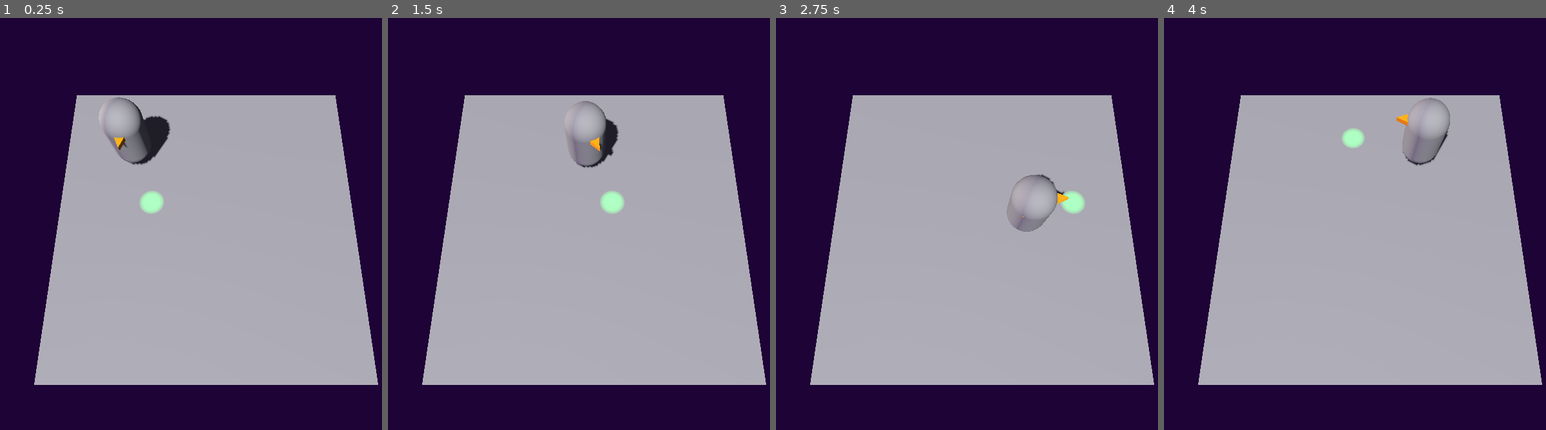
Above: before the commit, frames 1-4 (left to right).
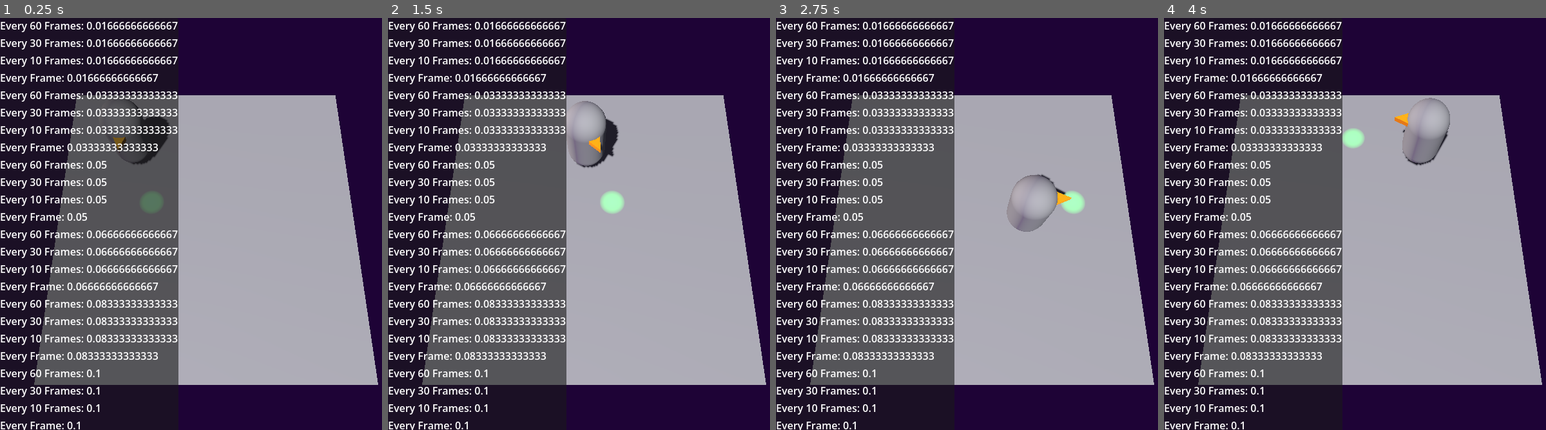
Above: after the commit, the same moments.

Repository: AdmiralPotato/halloween_game_2026
Game: Godot game, scene res://map/TilemapTest.tscn
Same seed, same stepped clock (60 frames per second), same inputs: the game is played once before the commit and once after it.
Inputs (mouse positions are in pixels of both pictures, inside the frame that each line leads up to):
- Up to frame 1 (0.25 s): no input
- Up to frame 2 (1.5 s): tap Enter at 0.5 s; move the mouse to (685, 203) at 0.52 s; hold Right (move_right) 0.53-1.28 s; move the mouse to (510, 244) at 1.27 s; hold Down (move_down) from 1.28 s (still down)
- Up to frame 3 (2.75 s): move the mouse to (1024, 133) at 2.02 s; release Down (move_down) at 2.03 s; hold Right (move_right) from 2.03 s (still down)
- Up to frame 4 (4 s): move the mouse to (1351, 306) at 2.77 s; release Right (move_right) at 2.78 s; hold Up (move_up) 2.78-3.53 s; move the mouse to (1492, 285) at 3.52 s; hold Left (move_left) from 3.53 s (still down)

The runs differ from the first frame. In frame 1, 26% of the frame differs, in the area x 0-47%, y 0-100%; in frame 2, 27%; in frame 3, 27%, in the area x 0-78%, y 0-100%; in frame 4, 27%.

Commit message:
Add terrible DebugPanel

Diff:
--- /dev/null
+++ b/global.gd
@@ -0,0 +1,3 @@
+extends Node
+
+var debug_panel: DebugPanel
--- a/map/TilemapTest.tscn
+++ b/map/TilemapTest.tscn
@@ -3,6 +3,7 @@
 [ext_resource type="Script" uid="uid://c6ijo65efyycu" path="res://map/tilemap_test.gd" id="1_0n275"]
 [ext_resource type="Script" uid="uid://brhfhuo7lsymv" path="res://map/tilemap.gd" id="2_xtlfy"]
 [ext_resource type="Script" uid="uid://bhpv87diypx7w" path="res://map/test_player.gd" id="3_ntnwk"]
+[ext_resource type="PackedScene" uid="uid://bu2gj5xy34utf" path="res://ui/debug_panel.tscn" id="4_8t2af"]
 
 [sub_resource type="BoxShape3D" id="BoxShape3D_el5rg"]
 size = Vector3(8, 1, 8)
@@ -65,7 +66,7 @@
 shape = SubResource("CapsuleShape3D_el5rg")
 
 [node name="Beak" type="MeshInstance3D" parent="TestPlayer" unique_id=1235893890]
-transform = Transform3D(0.875, 0, 0, 0, -4.371139e-08, -0.125, 0, 1, -5.4639235e-09, 0, 0.5, 0.25)
+transform = Transform3D(0.875, 0, 0, 0, -4.371139e-08, -0.125, 0, 1, -5.4639235e-09, 0, 0.5, 0.29879713)
 mesh = SubResource("PrismMesh_el5rg")
 surface_material_override/0 = SubResource("StandardMaterial3D_g1bkv")
 
@@ -92,3 +93,5 @@
 light_energy = 10.0
 spot_range = 20.0
 spot_angle = 2.0
+
+[node name="DebugPanel" parent="." unique_id=249136689 instance=ExtResource("4_8t2af")]
--- a/map/tilemap_test.gd
+++ b/map/tilemap_test.gd
@@ -1,5 +1,7 @@
 @tool
 extends Node3D
+
+var time: float = 0;
 
 @export var number_of_tiles: Vector2i = Vector2i(8, 8):
 	set(x):
@@ -20,7 +22,7 @@
 	$Floor/MeshInstance3D.mesh.size.x = number_of_tiles.x
 	$Floor/MeshInstance3D.mesh.size.z = number_of_tiles.y
 
-func _physics_process(_delta):
+func _physics_process(delta):
 	if Engine.is_editor_hint():
 		return
 	var birb_position: Vector3 = $TestPlayer.position
@@ -28,3 +30,9 @@
 	var target_tile: Vector2i = $Tilemap.find_tile(birb_position, birb_facing, 1.4)
 	$PlayerInteractIndicator.position.x = target_tile.x + 0.5
 	$PlayerInteractIndicator.position.z = target_tile.y + 0.5
+
+	time += delta
+	Global.debug_panel.add_debug_property("Every 60 Frames", time, 60)
+	Global.debug_panel.add_debug_property("Every 30 Frames", time, 30)
+	Global.debug_panel.add_debug_property("Every 10 Frames", time, 10)
+	Global.debug_panel.add_debug_property("Every Frame", time, 1)
--- a/project.godot
+++ b/project.godot
@@ -16,6 +16,10 @@
 boot_splash/bg_color=Color(0, 0, 0, 1)
 boot_splash/image="uid://tdosspgn5nwg"
 config/icon="res://icon.svg"
+
+[autoload]
+
+Global="*uid://bj2ka5s181i6w"
 
 [display]
 
@@ -76,6 +80,11 @@
 , Object(InputEventKey,"resource_local_to_scene":false,"resource_name":"","device":-1,"window_id":0,"alt_pressed":false …(183 unchanged characters)…
 ]
 }
+debug={
+"deadzone": 0.2,
+"events": [Object(InputEventKey,"resource_local_to_scene":false,"resource_name":"","device":-1,"window_id":0,"alt_pressed":false,"shift_pressed":false,"ctrl_pressed":false,"meta_pressed":false,"pressed":false,"keycode":0,"physical_keycode":96,"key_label":0,"unicode":96,"location":0,"echo":false,"script":null)
+]
+}
 
 [physics]
 
--- a/candy_tween_button.tscn
+++ b/ui/candy_button.tscn
@@ -1,78 +1,78 @@
-[gd_scene format=3 uid="uid://cdn7xnw3rl3y3"]
-
-[ext_resource type="Script" uid="uid://hpyooqt6v088" path="res://candy_tween_button.gd" id="1_bcl1j"]
-[ext_resource type="Texture2D" uid="uid://tdosspgn5nwg" path="res://assets/candy.png" id="2_hishr"]
+[gd_scene format=3 uid="uid://c2kjfy0oo3dgx"]
+
+[ext_resource type="Script" uid="uid://bdhfegkn5wl5m" path="res://ui/candy_button.gd" id="1_lp2cp"]
+[ext_resource type="Texture2D" uid="uid://tdosspgn5nwg" path="res://assets/candy.png" id="2_mkk3v"]
 
 [sub_resource type="AtlasTexture" id="AtlasTexture_ywkj1"]
-atlas = ExtResource("2_hishr")
+atlas = ExtResource("2_mkk3v")
 region = Rect2(0, 0, 256, 256)
 
 [sub_resource type="AtlasTexture" id="AtlasTexture_3l3ir"]
-atlas = ExtResource("2_hishr")
+atlas = ExtResource("2_mkk3v")
 region = Rect2(256, 0, 256, 256)
 
 [sub_resource type="AtlasTexture" id="AtlasTexture_767mp"]
-atlas = ExtResource("2_hishr")
+atlas = ExtResource("2_mkk3v")
 region = Rect2(512, 0, 256, 256)
 
 [sub_resource type="AtlasTexture" id="AtlasTexture_fq0j4"]
-atlas = ExtResource("2_hishr")
+atlas = ExtResource("2_mkk3v")
 region = Rect2(0, 256, 256, 256)
 
 [sub_resource type="AtlasTexture" id="AtlasTexture_8dq5e"]
-atlas = ExtResource("2_hishr")
+atlas = ExtResource("2_mkk3v")
 region = Rect2(256, 256, 256, 256)
 
 [sub_resource type="AtlasTexture" id="AtlasTexture_d58ye"]
-atlas = ExtResource("2_hishr")
+atlas = ExtResource("2_mkk3v")
 region = Rect2(512, 256, 256, 256)
 
 [sub_resource type="AtlasTexture" id="AtlasTexture_au70w"]
-atlas = ExtResource("2_hishr")
+atlas = ExtResource("2_mkk3v")
 region = Rect2(0, 512, 256, 256)
 
 [sub_resource type="AtlasTexture" id="AtlasTexture_l8rme"]
-atlas = ExtResource("2_hishr")
+atlas = ExtResource("2_mkk3v")
 region = Rect2(256, 512, 256, 256)
 
 [sub_resource type="AtlasTexture" id="AtlasTexture_s7uw0"]
-atlas = ExtResource("2_hishr")
+atlas = ExtResource("2_mkk3v")
 region = Rect2(512, 512, 256, 256)
 
 [sub_resource type="AtlasTexture" id="AtlasTexture_etb2s"]
-atlas = ExtResource("2_hishr")
+atlas = ExtResource("2_mkk3v")
 region = Rect2(0, 0, 256, 256)
 
 [sub_resource type="AtlasTexture" id="AtlasTexture_pqqre"]
-atlas = ExtResource("2_hishr")
+atlas = ExtResource("2_mkk3v")
 region = Rect2(256, 0, 256, 256)
 
 [sub_resource type="AtlasTexture" id="AtlasTexture_37cvb"]
-atlas = ExtResource("2_hishr")
+atlas = ExtResource("2_mkk3v")
 region = Rect2(512, 0, 256, 256)
 
 [sub_resource type="AtlasTexture" id="AtlasTexture_mwa6a"]
-atlas = ExtResource("2_hishr")
+atlas = ExtResource("2_mkk3v")
 region = Rect2(0, 256, 256, 256)
 
 [sub_resource type="AtlasTexture" id="AtlasTexture_dv8o0"]
-atlas = ExtResource("2_hishr")
+atlas = ExtResource("2_mkk3v")
 region = Rect2(256, 256, 256, 256)
 
 [sub_resource type="AtlasTexture" id="AtlasTexture_jmyjr"]
-atlas = ExtResource("2_hishr")
+atlas = ExtResource("2_mkk3v")
 region = Rect2(512, 256, 256, 256)
 
 [sub_resource type="AtlasTexture" id="AtlasTexture_8djai"]
-atlas = ExtResource("2_hishr")
+atlas = ExtResource("2_mkk3v")
 region = Rect2(0, 512, 256, 256)
 
 [sub_resource type="AtlasTexture" id="AtlasTexture_m74tb"]
-atlas = ExtResource("2_hishr")
+atlas = ExtResource("2_mkk3v")
 region = Rect2(256, 512, 256, 256)
 
 [sub_resource type="AtlasTexture" id="AtlasTexture_rctwp"]
-atlas = ExtResource("2_hishr")
+atlas = ExtResource("2_mkk3v")
 region = Rect2(512, 512, 256, 256)
 
 [sub_resource type="SpriteFrames" id="SpriteFrames_p33bg"]
@@ -190,17 +190,12 @@
 grow_vertical = 2
 size_flags_horizontal = 3
 size_flags_vertical = 3
-script = ExtResource("1_bcl1j")
-
-[node name="Scaler" type="Node2D" parent="." unique_id=949280339]
+script = ExtResource("1_lp2cp")
+
+[node name="CandySprite" type="AnimatedSprite2D" parent="." unique_id=1894415944]
 position = Vector2(320, 320)
 scale = Vector2(2.5, 2.5)
-
-[node name="CandySprite" type="AnimatedSprite2D" parent="Scaler" unique_id=1894415944]
 sprite_frames = SubResource("SpriteFrames_p33bg")
 animation = &"0"
 
-[connection signal="focus_entered" from="." to="." method="_start_tweens"]
-[connection signal="focus_exited" from="." to="." method="_stop_tweens"]
-[connection signal="mouse_entered" from="." to="." method="_start_tweens"]
-[connection signal="mouse_exited" from="." to="." method="_stop_tweens"]
+[connection signal="mouse_entered" from="." to="." method="_on_mouse_entered"]
--- a/candy_button.tscn
+++ b/ui/candy_tween_button.tscn
@@ -1,78 +1,78 @@
-[gd_scene format=3 uid="uid://c2kjfy0oo3dgx"]
-
-[ext_resource type="Script" uid="uid://bdhfegkn5wl5m" path="res://candy_button.gd" id="1_lp2cp"]
-[ext_resource type="Texture2D" uid="uid://tdosspgn5nwg" path="res://assets/candy.png" id="2_mkk3v"]
+[gd_scene format=3 uid="uid://cdn7xnw3rl3y3"]
+
+[ext_resource type="Script" uid="uid://hpyooqt6v088" path="res://ui/candy_tween_button.gd" id="1_bcl1j"]
+[ext_resource type="Texture2D" uid="uid://tdosspgn5nwg" path="res://assets/candy.png" id="2_hishr"]
 
 [sub_resource type="AtlasTexture" id="AtlasTexture_ywkj1"]
-atlas = ExtResource("2_mkk3v")
+atlas = ExtResource("2_hishr")
 region = Rect2(0, 0, 256, 256)
 
 [sub_resource type="AtlasTexture" id="AtlasTexture_3l3ir"]
-atlas = ExtResource("2_mkk3v")
+atlas = ExtResource("2_hishr")
 region = Rect2(256, 0, 256, 256)
 
 [sub_resource type="AtlasTexture" id="AtlasTexture_767mp"]
-atlas = ExtResource("2_mkk3v")
+atlas = ExtResource("2_hishr")
 region = Rect2(512, 0, 256, 256)
 
 [sub_resource type="AtlasTexture" id="AtlasTexture_fq0j4"]
-atlas = ExtResource("2_mkk3v")
+atlas = ExtResource("2_hishr")
 region = Rect2(0, 256, 256, 256)
 
 [sub_resource type="AtlasTexture" id="AtlasTexture_8dq5e"]
-atlas = ExtResource("2_mkk3v")
+atlas = ExtResource("2_hishr")
 region = Rect2(256, 256, 256, 256)
 
 [sub_resource type="AtlasTexture" id="AtlasTexture_d58ye"]
-atlas = ExtResource("2_mkk3v")
+atlas = ExtResource("2_hishr")
 region = Rect2(512, 256, 256, 256)
 
 [sub_resource type="AtlasTexture" id="AtlasTexture_au70w"]
-atlas = ExtResource("2_mkk3v")
+atlas = ExtResource("2_hishr")
 region = Rect2(0, 512, 256, 256)
 
 [sub_resource type="AtlasTexture" id="AtlasTexture_l8rme"]
-atlas = ExtResource("2_mkk3v")
+atlas = ExtResource("2_hishr")
 region = Rect2(256, 512, 256, 256)
 
 [sub_resource type="AtlasTexture" id="AtlasTexture_s7uw0"]
-atlas = ExtResource("2_mkk3v")
+atlas = ExtResource("2_hishr")
 region = Rect2(512, 512, 256, 256)
 
 [sub_resource type="AtlasTexture" id="AtlasTexture_etb2s"]
-atlas = ExtResource("2_mkk3v")
+atlas = ExtResource("2_hishr")
 region = Rect2(0, 0, 256, 256)
 
 [sub_resource type="AtlasTexture" id="AtlasTexture_pqqre"]
-atlas = ExtResource("2_mkk3v")
+atlas = ExtResource("2_hishr")
 region = Rect2(256, 0, 256, 256)
 
 [sub_resource type="AtlasTexture" id="AtlasTexture_37cvb"]
-atlas = ExtResource("2_mkk3v")
+atlas = ExtResource("2_hishr")
 region = Rect2(512, 0, 256, 256)
 
 [sub_resource type="AtlasTexture" id="AtlasTexture_mwa6a"]
-atlas = ExtResource("2_mkk3v")
+atlas = ExtResource("2_hishr")
 region = Rect2(0, 256, 256, 256)
 
 [sub_resource type="AtlasTexture" id="AtlasTexture_dv8o0"]
-atlas = ExtResource("2_mkk3v")
+atlas = ExtResource("2_hishr")
 region = Rect2(256, 256, 256, 256)
 
 [sub_resource type="AtlasTexture" id="AtlasTexture_jmyjr"]
-atlas = ExtResource("2_mkk3v")
+atlas = ExtResource("2_hishr")
 region = Rect2(512, 256, 256, 256)
 
 [sub_resource type="AtlasTexture" id="AtlasTexture_8djai"]
-atlas = ExtResource("2_mkk3v")
+atlas = ExtResource("2_hishr")
 region = Rect2(0, 512, 256, 256)
 
 [sub_resource type="AtlasTexture" id="AtlasTexture_m74tb"]
-atlas = ExtResource("2_mkk3v")
+atlas = ExtResource("2_hishr")
 region = Rect2(256, 512, 256, 256)
 
 [sub_resource type="AtlasTexture" id="AtlasTexture_rctwp"]
-atlas = ExtResource("2_mkk3v")
+atlas = ExtResource("2_hishr")
 region = Rect2(512, 512, 256, 256)
 
 [sub_resource type="SpriteFrames" id="SpriteFrames_p33bg"]
@@ -190,12 +190,17 @@
 grow_vertical = 2
 size_flags_horizontal = 3
 size_flags_vertical = 3
-script = ExtResource("1_lp2cp")
-
-[node name="CandySprite" type="AnimatedSprite2D" parent="." unique_id=1894415944]
+script = ExtResource("1_bcl1j")
+
+[node name="Scaler" type="Node2D" parent="." unique_id=949280339]
 position = Vector2(320, 320)
 scale = Vector2(2.5, 2.5)
+
+[node name="CandySprite" type="AnimatedSprite2D" parent="Scaler" unique_id=1894415944]
 sprite_frames = SubResource("SpriteFrames_p33bg")
 animation = &"0"
 
-[connection signal="mouse_entered" from="." to="." method="_on_mouse_entered"]
+[connection signal="focus_entered" from="." to="." method="_start_tweens"]
+[connection signal="focus_exited" from="." to="." method="_stop_tweens"]
+[connection signal="mouse_entered" from="." to="." method="_start_tweens"]
+[connection signal="mouse_exited" from="." to="." method="_stop_tweens"]
--- /dev/null
+++ b/ui/debug_panel.gd
@@ -0,0 +1,26 @@
+class_name DebugPanel extends Control
+
+var properties: Array[Label]
+@onready var container = $PanelContainer/VBoxContainer
+const fps_ms = 16
+
+func _ready() -> void:
+	Global.debug_panel = self
+	visible = true
+
+func _input(event: InputEvent) -> void:
+	if event.is_action_pressed("debug"):
+		visible = not visible
+		get_viewport().set_input_as_handled()
+
+func add_debug_property(id: StringName, value, time_in_frames) -> void:
+	if properties.has(id):
+		if Time.get_ticks_msec() / fps_ms % time_in_frames == 0:
+			var target = container.find_child(id, true, false) as Label
+			target.text = id + ": " + str(value)
+	else:
+		var property = Label.new()
+		container.add_child(property)
+		property.name = id
+		property.text = id + ": " + str(value)
+		properties.append(id)
--- /dev/null
+++ b/ui/debug_panel.tscn
@@ -0,0 +1,20 @@
+[gd_scene format=3 uid="uid://bu2gj5xy34utf"]
+
+[ext_resource type="Script" uid="uid://e8fjlrf4hlrb" path="res://ui/debug_panel.gd" id="1_tx07p"]
+
+[node name="DebugPanel" type="Control" unique_id=249136689]
+layout_mode = 3
+anchors_preset = 15
+anchor_right = 1.0
+anchor_bottom = 1.0
+grow_horizontal = 2
+grow_vertical = 2
+script = ExtResource("1_tx07p")
+
+[node name="PanelContainer" type="PanelContainer" parent="." unique_id=1552158188]
+layout_mode = 0
+offset_right = 40.0
+offset_bottom = 40.0
+
+[node name="VBoxContainer" type="VBoxContainer" parent="PanelContainer" unique_id=1523209147]
+layout_mode = 2
--- a/test_menu.tscn
+++ b/ui/test_menu.tscn
@@ -1,8 +1,8 @@
 [gd_scene format=3 uid="uid://bfqbs0pmolh7q"]
 
-[ext_resource type="PackedScene" uid="uid://cf68jc3bykwlp" path="res://crosshair.tscn" id="2_f1yyh"]
-[ext_resource type="PackedScene" uid="uid://c2kjfy0oo3dgx" path="res://candy_button.tscn" id="3_wg18h"]
-[ext_resource type="PackedScene" uid="uid://cdn7xnw3rl3y3" path="res://candy_tween_button.tscn" id="3_wg18j"]
+[ext_resource type="PackedScene" uid="uid://cf68jc3bykwlp" path="res://ui/crosshair.tscn" id="2_f1yyh"]
+[ext_resource type="PackedScene" uid="uid://c2kjfy0oo3dgx" path="res://ui/candy_button.tscn" id="3_wg18h"]
+[ext_resource type="PackedScene" uid="uid://cdn7xnw3rl3y3" path="res://ui/candy_tween_button.tscn" id="3_wg18j"]
 
 [node name="TestMenu" type="Node2D" unique_id=1908462043]
 
Not shown, added: global.gd.uid
Renamed: candy_button.gd -> ui/candy_button.gd
Renamed: candy_button.gd.uid -> ui/candy_button.gd.uid
Renamed: candy_tween_button.gd -> ui/candy_tween_button.gd
Renamed: candy_tween_button.gd.uid -> ui/candy_tween_button.gd.uid
Renamed: crosshair.tscn -> ui/crosshair.tscn
Not shown, added: ui/debug_panel.gd.uid
Not shown, added: map/TilemapTest.tscn1939698369.tmp
